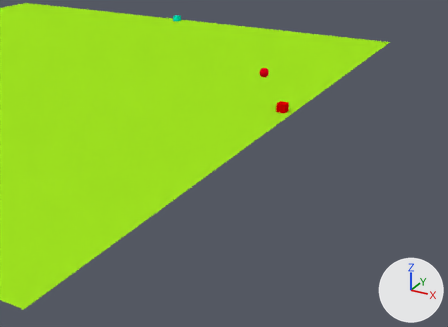
A saved change to the Blender file utils/blender-project/map.blend.
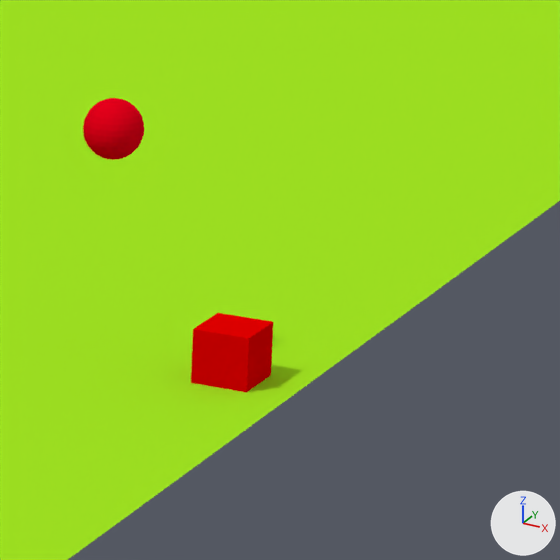
Each version is shown from a 50 mm lens placed at (124.9, -117.0, 43.3), pointed at (67.7, -12.9, -8.8), then close up on the part from 55% to 74% of the width and 16% to 43% of the height. Every picture has the same lights, and +X, +Y and +Z are marked at lower right.

Script lines for the objects in view, before the commit:
```python
me_cube_001 = bpy.data.meshes.new('Cube.001')
me_cube_001.from_pydata(...)  # a box spanning x -1.0..1.0, y -1.0..1.0, z -1.0..1.0
me_cube_001.materials.append(mat_cube1_color)  # red #e70000
me_plane = bpy.data.meshes.new('Plane')
me_plane.from_pydata([(-77.0, -77.0, 0.0), (77.0, -77.0, 0.0), (-77.0, 77.0, 0.0), (77.0, 77.0, 0.0)], [], [(0, 1, 3, 2)])
me_plane.materials.append(mat_ground_color)  # green #a2e723
me_sphere_001 = bpy.data.meshes.new('Sphere.001')
me_sphere_001.from_pydata(...)  # a UV sphere (32 segments, 16 rings, poles along z) spanning x -1.0..1.0, y -1.0..1.0, z -1.0..1.0
me_sphere_001.materials.append(mat_unit_1_material)  # red #e7001b
ob_castle_1 = bpy.data.objects.new('Castle-1', me_cube_001)
ob_castle_1.location = (74.87, 0.0, 0.86)
ob_surface = bpy.data.objects.new('Surface', me_plane)
ob_surface.location = (0.0, 0.0, 0.0)
ob_unit_1 = bpy.data.objects.new('Unit-1', me_sphere_001)
ob_unit_1.location = (70.52, -0.39, 8.03)
```
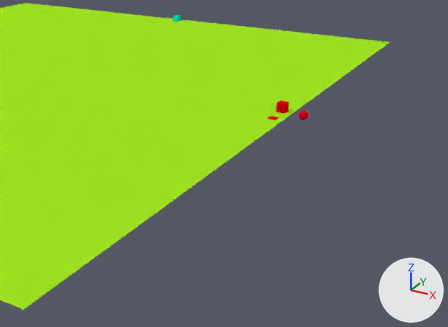
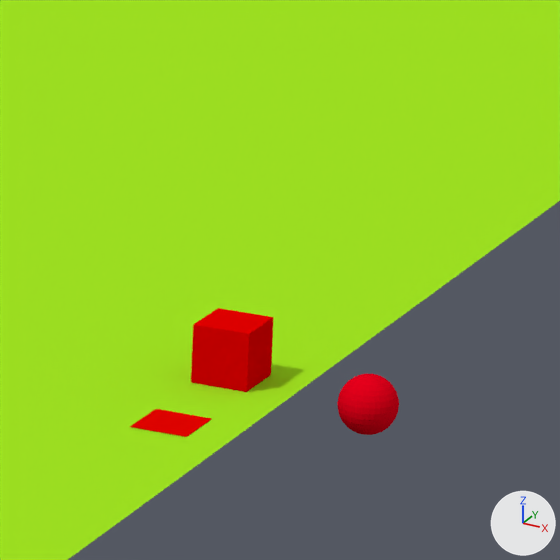
Where the change shows, as pixel boxes [x1, y1, x2, y2] in the close-ups (560 x 560 px):
'Unit-1', moved
    before: [83, 98, 144, 160]
    after: [337, 374, 399, 435]
'Castle-1', moved
    before: [191, 313, 273, 392]
    after: [191, 308, 274, 392]
'Spawner-1', added (red)
    after: [130, 409, 212, 437]

The change, as a diff of the scene's bpy script:
```diff
--- a/utils/blender-project/map.blend.py
+++ b/utils/blender-project/map.blend.py
@@ mat_material_spawner_1 @@
+mat_material_spawner_1 = diffuse_material('Material-spawner-1')
+mat_material_spawner_1.base_color = (0.8, 0.000817, 0.0)  # red #e70300
@@ me_plane_001 @@
+me_plane_001.from_pydata([(-1.0, -1.0, 0.0), (1.0, -1.0, 0.0), (-1.0, 1.0, 0.0), (1.0, 1.0, 0.0)], [], [(0, 1, 3, 2)])
+me_plane_001.materials.append(mat_material_spawner_1)  # red #e70300
@@ ob_castle_1 @@
 ob_castle_1 = bpy.data.objects.new('Castle-1', me_cube_001)
-ob_castle_1.location = (74.87, 0.0, 0.86)
+ob_castle_1.location = (74.87, 0.0, 1.02)
@@ ob_unit_1 @@
 ob_unit_1 = bpy.data.objects.new('Unit-1', me_sphere_001)
-ob_unit_1.location = (70.52, -0.39, 8.03)
+ob_unit_1.location = (79.71, 0.09, -0.1)
@@ ob_spawner_1 @@
+ob_spawner_1 = bpy.data.objects.new('Spawner-1', me_plane_001)
+ob_spawner_1.location = (74.97, -4.96, 0.02)
```
